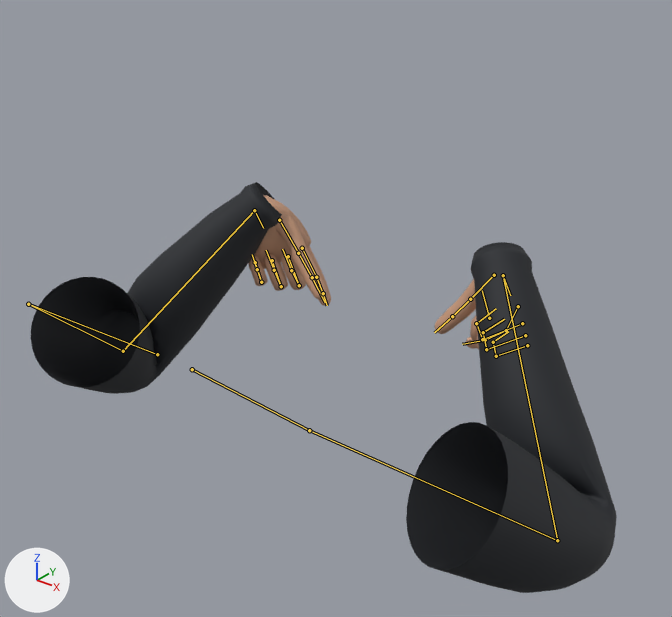
Two versions of the glTF model game/assets/characters/char_arms_fp/char_arms_fp.glb, one commit apart.
One viewpoint serves both versions: a 50 mm lens placed at (0.563, -0.528, 0.042), pointed at (0.005, 0.169, -0.391). The lights are fixed; the arrows at lower left show +X, +Y and +Z. The picture after the commit comes second. Both versions are drawn at frame 23 of the action 'akimbo_reload'; the numbers are the values there. The bones that change, and the others that lie on the model, are drawn over the model as lines.

Objects in the first picture: 'Arms'.
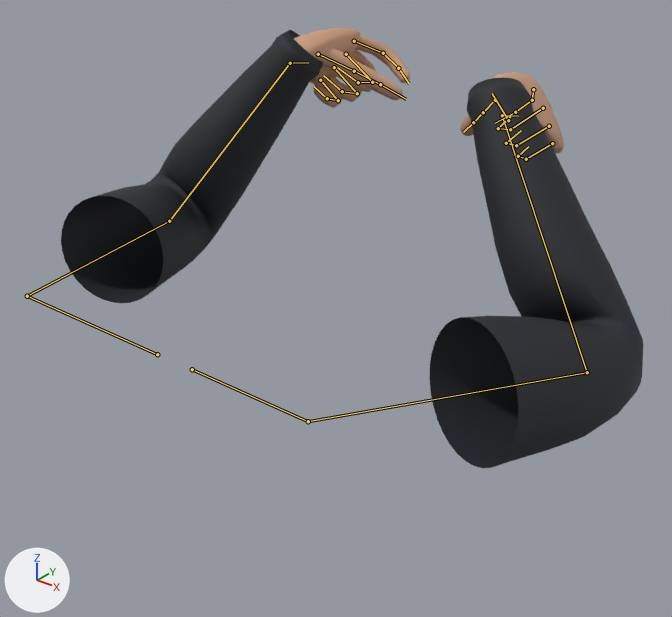
Where the change shows, as pixel boxes [x1, y1, x2, y2] in the pictures (672 x 617 px):
'Arms', posed (7% taller)
    before: [31, 182, 617, 593]
    after: [61, 28, 643, 468]
bone 'clavicle.L', root to tip
    before: (157, 354) to (28, 304)
    after: (157, 354) to (27, 296)
bone 'upper_arm.L', root to tip
    before: (28, 304) to (123, 351)
    after: (27, 296) to (169, 221)
bone 'forearm.L', root to tip
    before: (123, 351) to (254, 210)
    after: (169, 221) to (290, 63)
bone 'hand.L', root to tip
    before: (254, 210) to (263, 228)
    after: (290, 63) to (308, 62)
bone 'clavicle.R', root to tip
    before: (192, 369) to (309, 430)
    after: (192, 369) to (308, 421)
bone 'upper_arm.R', root to tip
    before: (309, 430) to (557, 540)
    after: (308, 421) to (587, 372)
bone 'forearm.R', root to tip
    before: (557, 540) to (503, 275)
    after: (587, 372) to (502, 115)
bone 'hand.R', root to tip
    before: (503, 275) to (510, 295)
    after: (502, 115) to (518, 116)

The change in detail:
Bone 'clavicle.L' (bone_clavicle_l) turns from (-6, -1, -2) to (-5, -2, -5) degrees about its own x, y and z.
Bone 'upper_arm.L' (bone_upper_arm_l) turns from (-39, -4, 12) to (-70, -17, 10) degrees about its own x, y and z.
Bone 'forearm.L' (bone_forearm_l) turns from (-105, 4, 14) to (-84, -1, 8) degrees about its own x, y and z.
Bone 'hand.L' (bone_hand_l) turns from (-14, 12, 113) to (-8, 1, 80) degrees about its own x, y and z.
Bone 'clavicle.R' (bone_clavicle_r) turns from (-5, 1, 2) to (-5, 2, 5) degrees about its own x, y and z.
Bone 'upper_arm.R' (bone_upper_arm_r) turns from (-40, 5, -12) to (-67, 16, -11) degrees about its own x, y and z.
Bone 'forearm.R' (bone_forearm_r) turns from (-105, -4, -15) to (-88, 0, -9) degrees about its own x, y and z.
Bone 'hand.R' (bone_hand_r) turns from (-14, -11, -113) to (-9, -2, -85) degrees about its own x, y and z.
